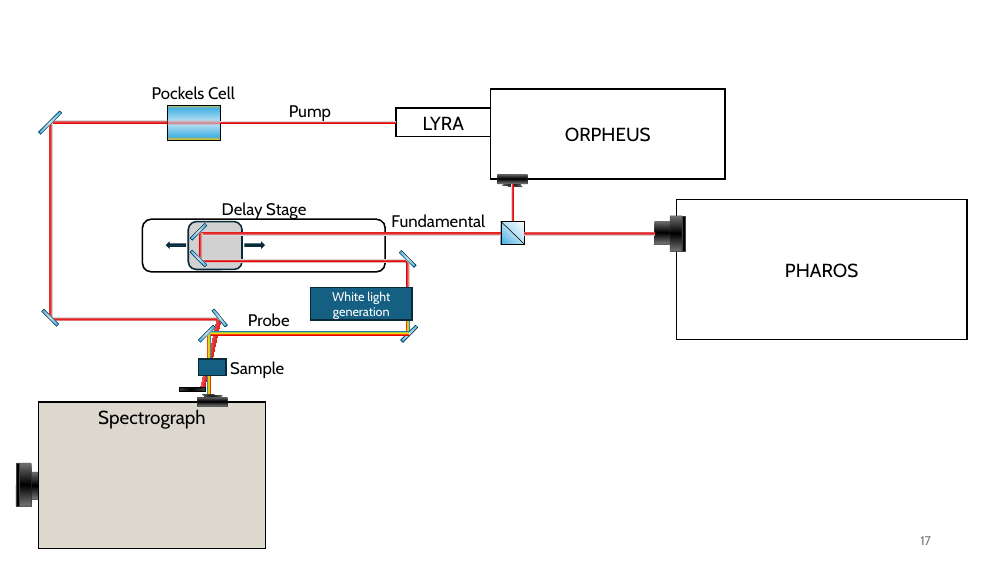
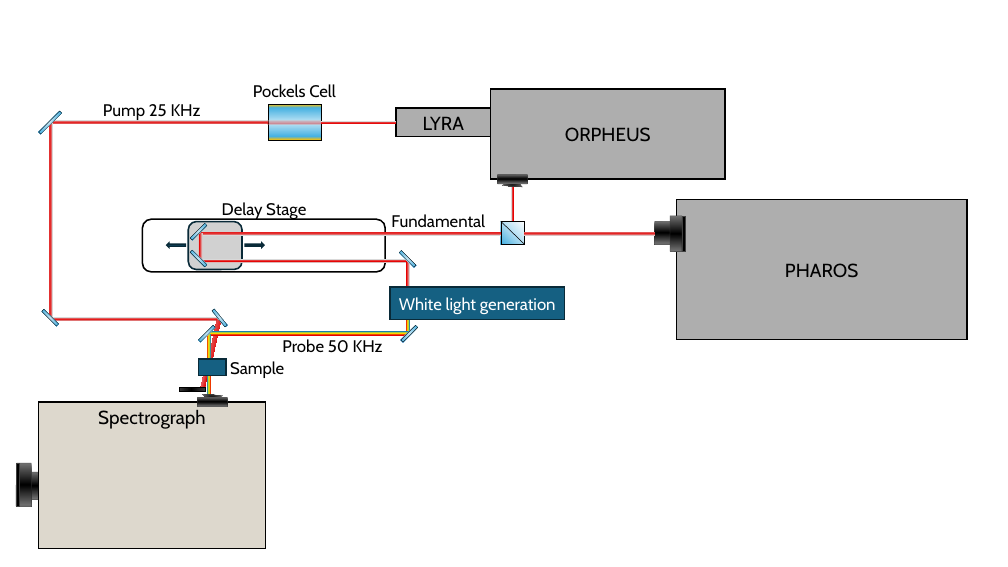
Before and after one commit to JarodTodd/TA-Programming, a slide deck: slide 17 of Signal Graph.pptx. Drawn at 1008x567 pixels with LibreOffice and Linux fonts; fonts in the diff are those of the drawing. Boxes give left, top, right and bottom in pixels: in the first picture for what was removed or moved away, otherwise in the second. Text is boxed around its words. In the diff, an @@ line names an element or a change of style, - is before the commit and + after.

```diff
--- a/Signal Graph.pptx
+++ b/Signal Graph.pptx
@@ text at [103,104,201,120]: text changed @@
-Pump
+Pump 25 KHz
@@ fill #FFFFFF to #AEAEAE in 3 elements at [677,200,967,340], [491,88,725,178], [396,108,491,137] @@
@@ rectangle: place and size @@
-rectangle at [51,120,167,125]
+rectangle at [50,121,268,124]
@@ 2 rectangles, 1 text: place and size @@
-2 rectangles, 1 text at [152,86,235,140]
+2 rectangles, 1 text at [253,84,336,140]
@@ rectangle: place and size @@
-rectangle at [220,121,396,125]
+rectangle at [321,120,396,124]
@@ rectangle "White light generation": place and size @@
-rectangle "White light generation" at [311,287,412,320]
+rectangle "White light generation" at [390,287,565,320]
@@ rectangle "White light generation" at [390,287,565,320]: size 12 to 16 pt @@
@@ text at [282,339,383,353]: text changed @@
-Probe
+Probe 50 KHz
@@ page number removed at [920,536,931,545] @@
-17
```
Also in this commit, not shown: 1 other slide changed, 6 other files.
